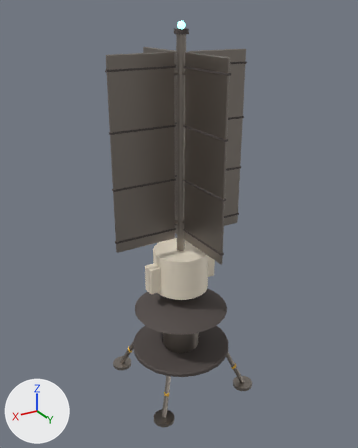
Two versions of the glTF model models/building_reactor.glb, one commit apart.
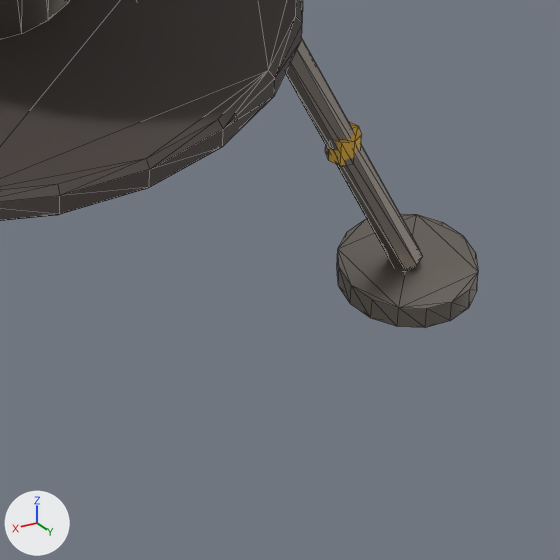
Old and new are each drawn whole from a camera (50 mm lens) standing at (6.68, 11.02, 12.75) and looking at (0.05, -0.03, 7.23) and again close up on the part from 52% to 74% of the width and 77% to 94% of the height. Lighting does not change. The marker at lower left points along +X, +Y and +Z. The last two pictures show the newer version. The close-ups show mesh edges as thin lines. Where no turn or scale is listed for an object, it has been applied to the vertices.

The first close-up shows 'body-col'.
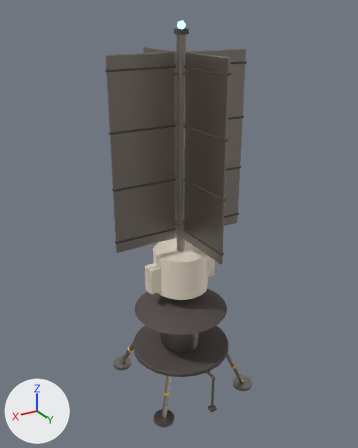
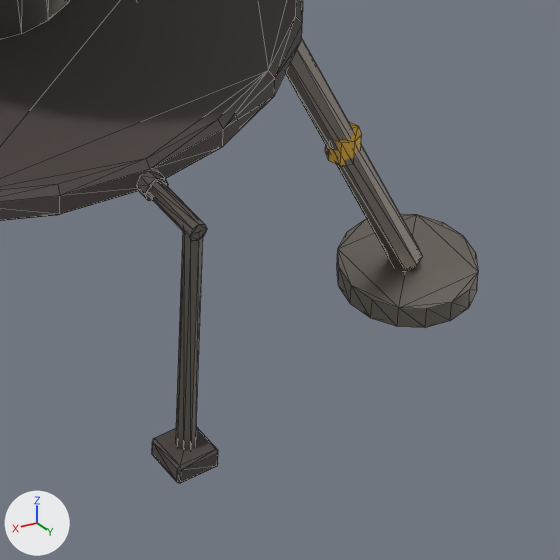
Diff of the bpy script that builds the scene:
```diff
--- a/models/building_reactor.glb.py
+++ b/models/building_reactor.glb.py
@@ me_cube_022 @@
+me_cube_022.from_pydata(...)  # 24 vertices, 44 faces; spans x -0.1..0.1, y -0.1..0.1, z -0.045..0.045
+me_cube_022.materials.append(mat_trim)  # dark grey #4f4744
@@ me_detail_col @@
+me_detail_col.from_pydata(...)  # an 8-sided cylinder along y spanning x -0.055..0.055, y -0.03..0.03, z -0.055..0.055, material slot 0; an 8-sided cylinder along y spanning x -0.04..0.04, y -0.02..0.32, z -0.04..0.04, material slot 1; an 8-sided cylinder along z spanning x -0.04..0.04, y 0.24..0.32, z -1.1..0.0, material slot 1
+me_detail_col.materials.append(mat_trim)  # dark grey #4f4744
+me_detail_col.materials.append(mat_metal)  # grey #9c948c
@@ ob_port_1_box_col @@
+ob_port_1_box_col = bpy.data.objects.new('port_1_box-col', me_cube_022)
+ob_port_1_box_col.location = (0.0, 1.8, 1.979)
@@ ob_detail_col @@
+ob_detail_col = bpy.data.objects.new('detail-col', me_detail_col)
+ob_detail_col.location = (0.0, 1.52, 3.114)
```

Boxes [x1, y1, x2, y2] around the edits, measured in the close-ups (560 x 560 px):
'detail-col', added
    after: [137, 170, 207, 451]
    faces in mat_metal (grey #9c948c): [148, 181, 207, 451]
    faces in mat_trim (dark grey #4f4744): [137, 170, 168, 201]
'port_1_box-col', added
    after: [152, 426, 218, 483]
